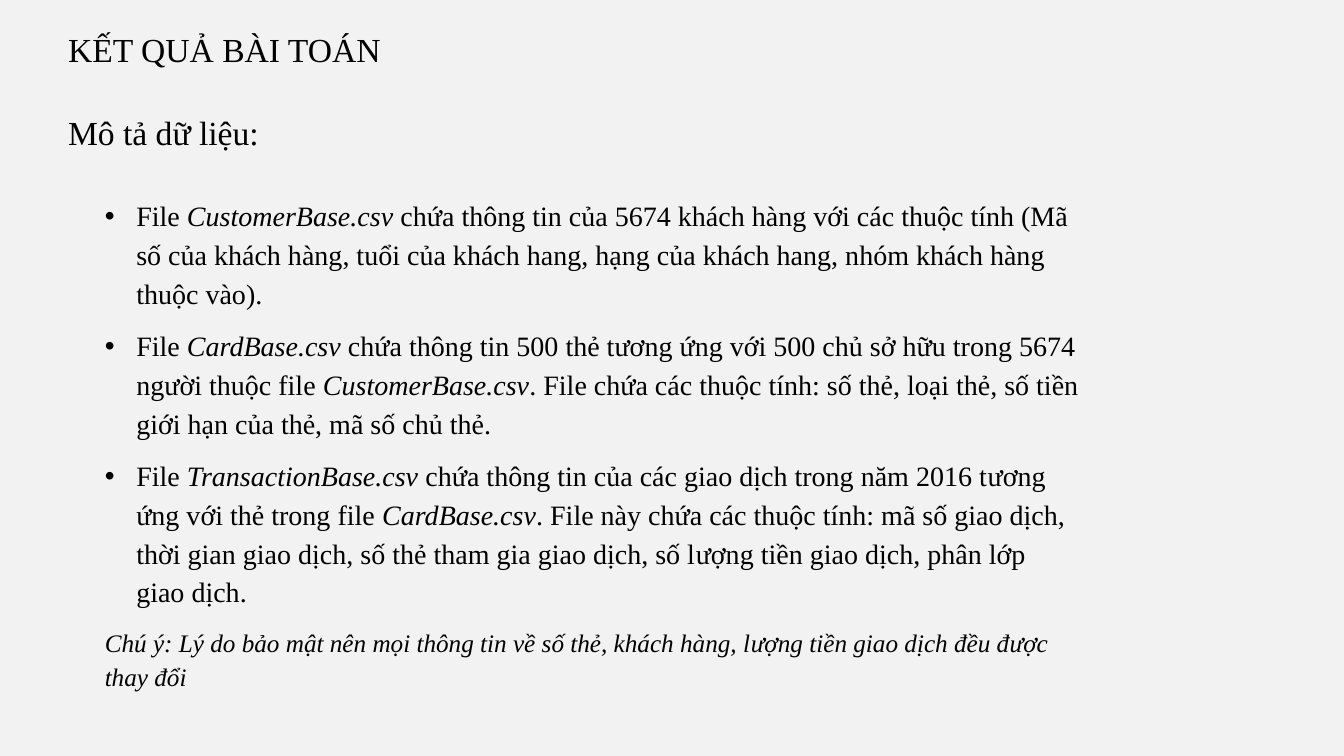
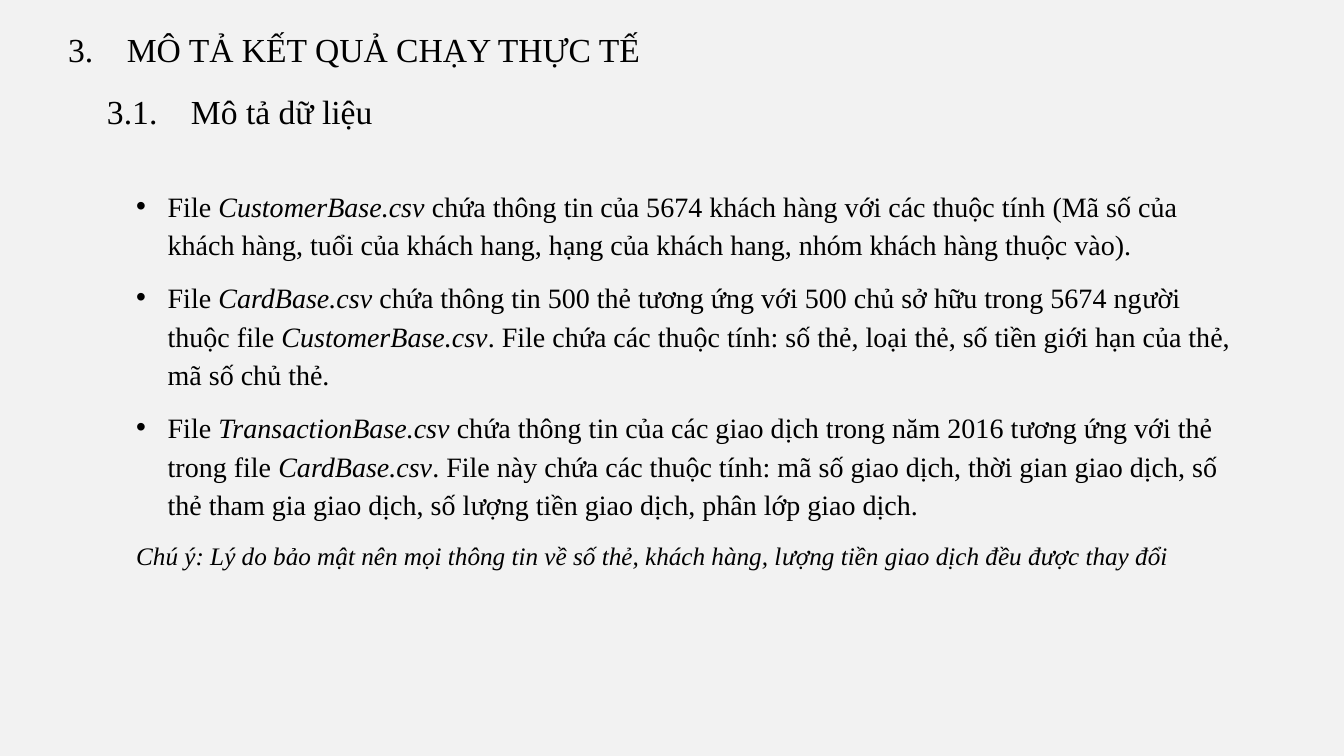
Before and after one commit to vulinh48936/bao_cao_mo_hinh_ngau_nhien, a slide deck: slide 13 of Slide/HMM.pptx (slide 7 before the commit). Drawn at 1344x756 pixels with LibreOffice and Linux fonts; fonts in the diff are those of the drawing. Boxes give left, top, right and bottom in pixels: in the first picture for what was removed or moved away, otherwise in the second. Text is boxed around its words. In the diff, an @@ line names an element or a change of style, - is before the commit and + after.

```diff
--- a/Slide/HMM.pptx
+++ b/Slide/HMM.pptx
@@ text at (68, 35, 640, 68): text changed @@
-KẾT QUẢ BÀI TOÁN
+3. MÔ TẢ KẾT QUẢ CHẠY THỰC TẾ
@@ text at (107, 100, 372, 130): text changed @@
-Mô tả dữ liệu:
+3.1. Mô tả dữ liệu
@@ text "File CustomerBase.csv chứa thông tin ..." rewrapped from (105, 206, 1078, 692) to (136, 196, 1229, 571) @@
```
Also in this commit, not shown: 9 other slides changed, 6 slides added.
